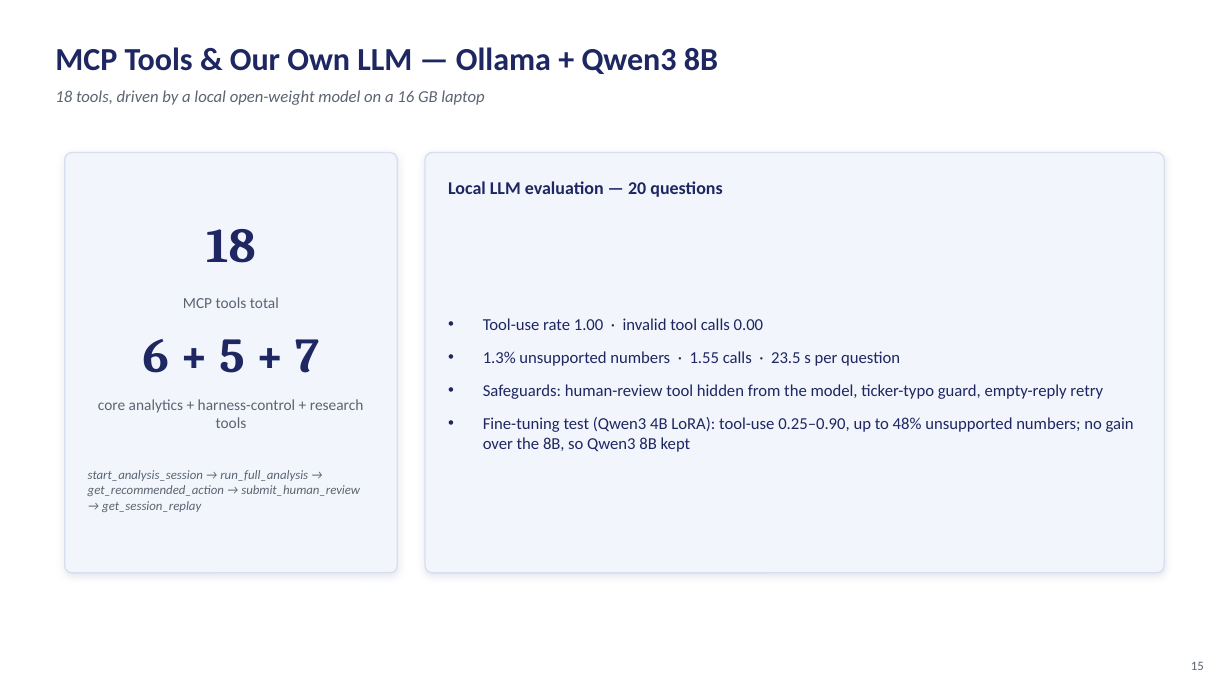
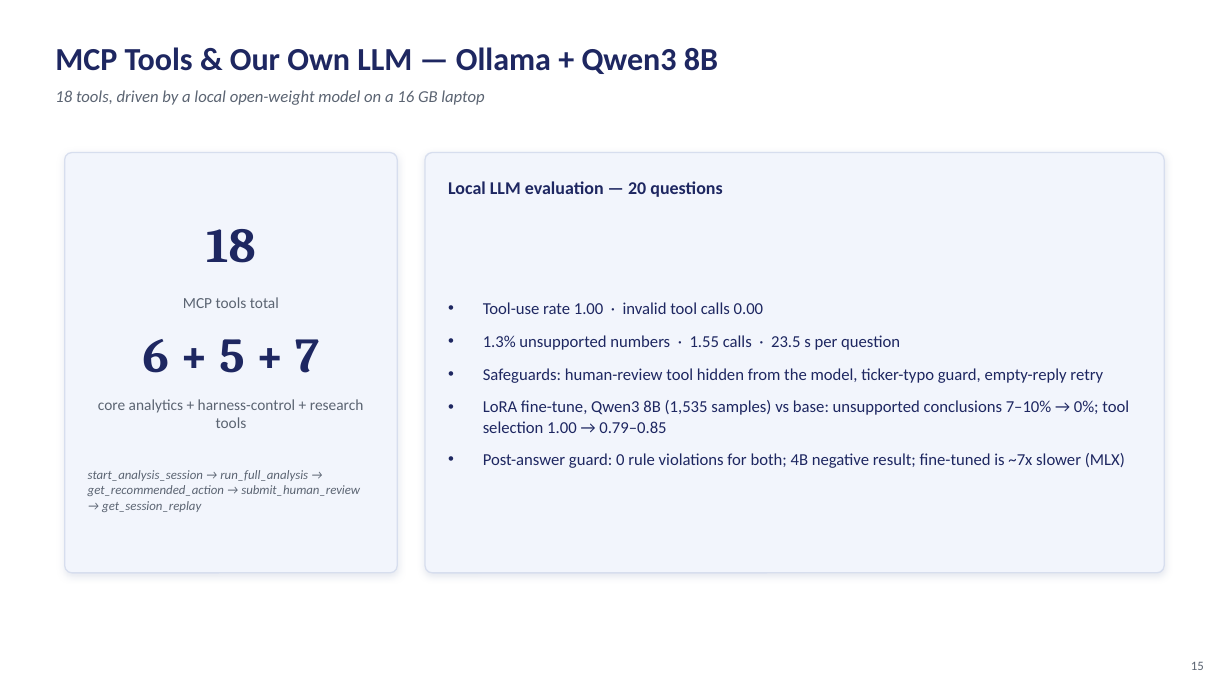
Before and after one commit to altugikiz/bist100-mcp-trader, a slide deck: slide 15 of docs/presentation/BIST100_Harness_Presentation.pptx. Drawn at 1232x693 pixels with LibreOffice and Linux fonts; fonts in the diff are those of the drawing. Boxes give left, top, right and bottom in pixels: in the first picture for what was removed or moved away, otherwise in the second. Text is boxed around its words. In the diff, an @@ line names an element or a change of style, - is before the commit and + after.

```diff
--- a/docs/presentation/BIST100_Harness_Presentation.pptx
+++ b/docs/presentation/BIST100_Harness_Presentation.pptx
@@ text at (x1=483, y1=400, x2=1129, y2=468): text changed @@
-• Fine-tuning test (Qwen3 4B LoRA): tool-use 0.25–0.90, up to 48% unsupported numbers; no gain over the 8B, so Qwen3 8B kept
+• LoRA fine-tune, Qwen3 8B (1,535 samples) vs base: unsupported conclusions 7–10% → 0%; tool selection 1.00 → 0.79–0.85
+• Post-answer guard: 0 rule violations for both; 4B negative result; fine-tuned is ~7x slower (MLX)
```
Also in this commit, not shown: 1 other slide changed, 2 other files.
